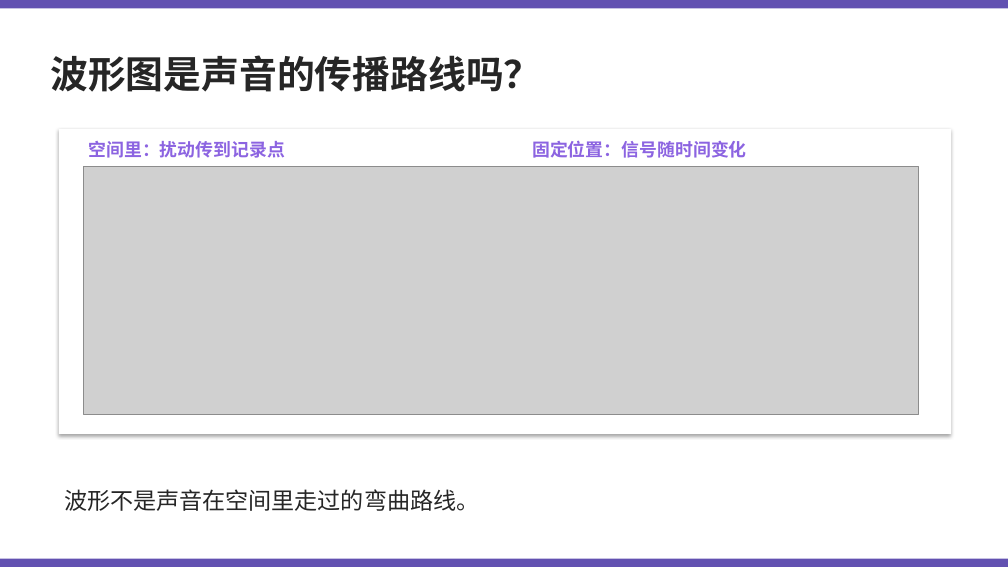
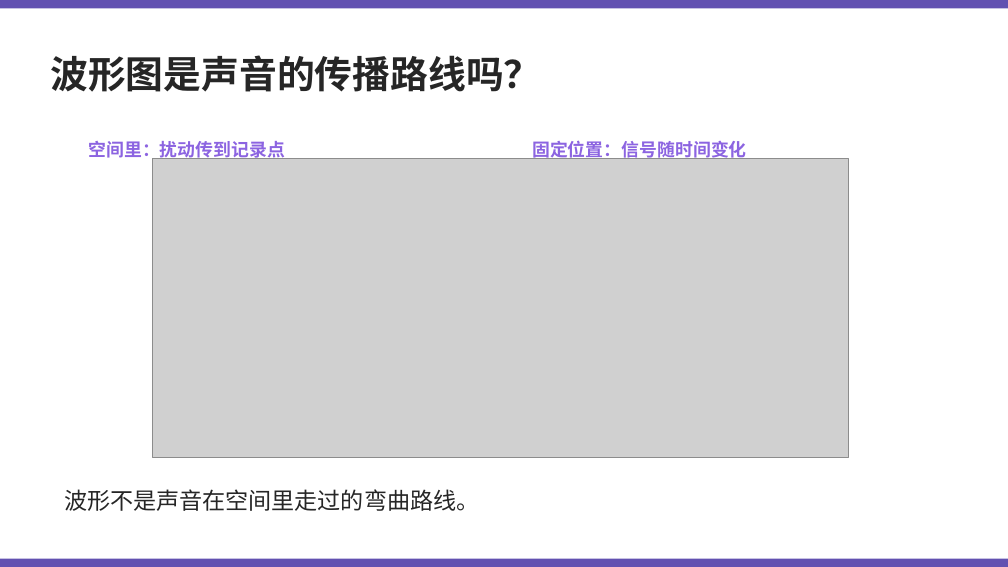
Before and after one commit to Kunonepeng/shtick, a slide deck: slide 8 of 1-2-encoding/1-2-3-audio-encoding-v2/1-2-3-audio-encoding-v8.6.gpt.pptx. Drawn at 1008x567 pixels with LibreOffice and Linux fonts; fonts in the diff are those of the drawing; grey boxes stand for pictures. Boxes give left, top, right and bottom in pixels: in the first picture for what was removed or moved away, otherwise in the second. Text is boxed around its words. In the diff, an @@ line names an element or a change of style, - is before the commit and + after.

```diff
--- a/1-2-encoding/1-2-3-audio-encoding-v2/1-2-3-audio-encoding-v8.6.gpt.pptx
+++ b/1-2-encoding/1-2-3-audio-encoding-v2/1-2-3-audio-encoding-v8.6.gpt.pptx
@@ rectangle at (x1=59, y1=129, x2=951, y2=434): shadow off @@
@@ picture resized from (x1=83, y1=166, x2=919, y2=414) to (x1=153, y1=159, x2=848, y2=457) @@
```
Also in this commit, not shown: 11 other slides changed, 12 other files.
